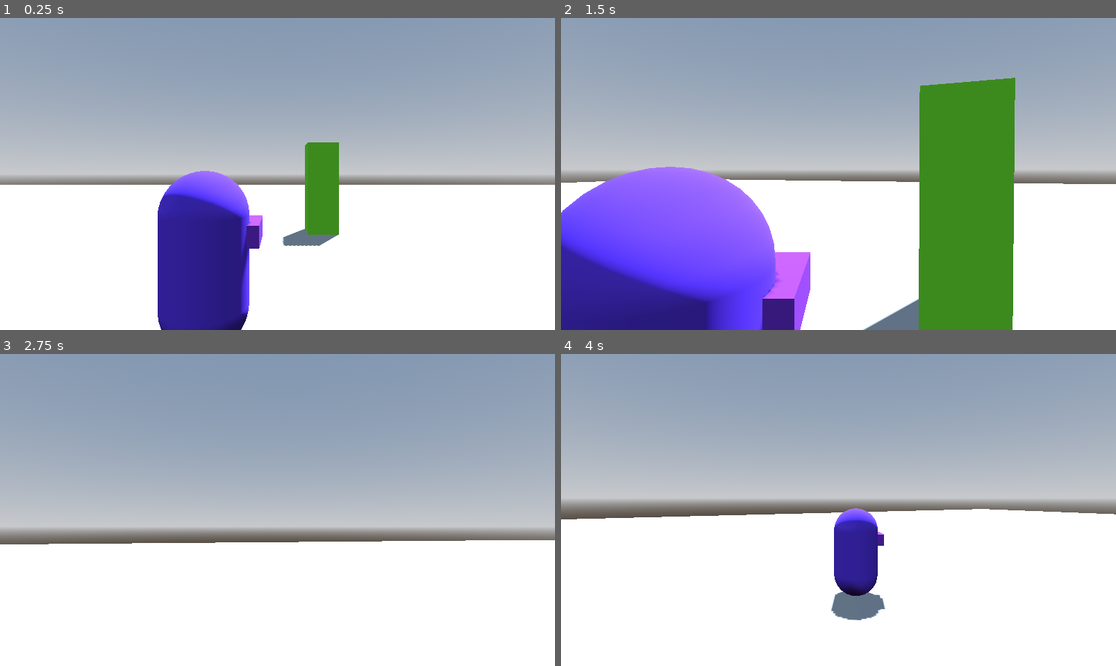
Above: before the commit, frames 1-4 (two rows, left to right).
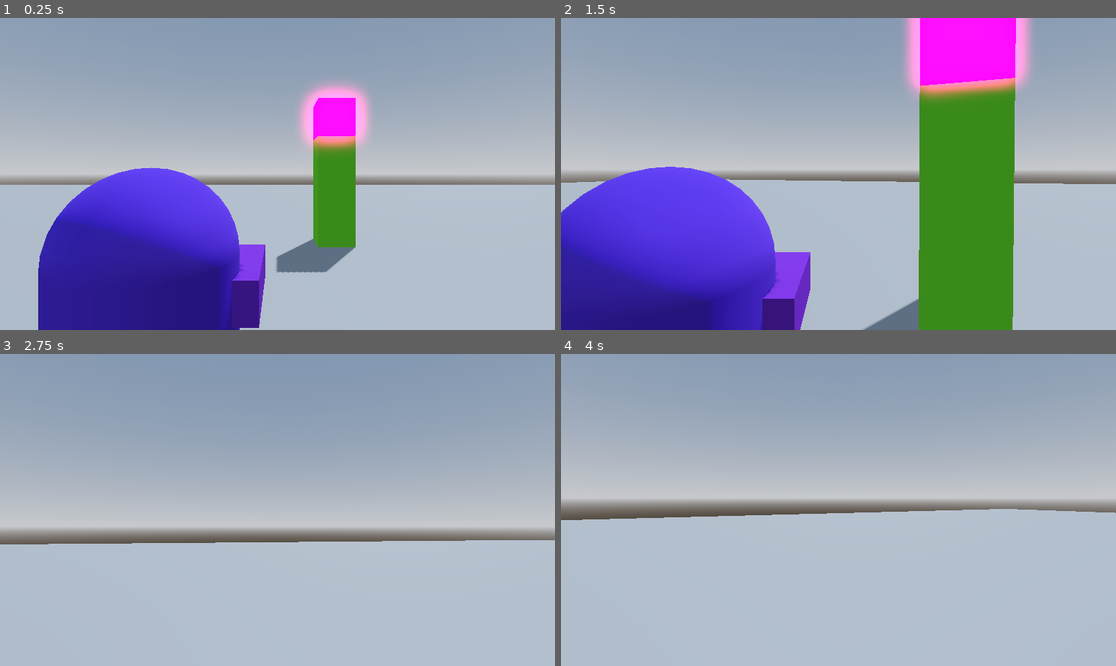
Above: after the commit, the same moments.

Repository: NxKuma/ISCS_3D
Game: Godot game, scene res://Scene/main.tscn
Same seed, same stepped clock (60 frames per second), same inputs: the game is played once before the commit and once after it.
Inputs (mouse positions are in pixels of both pictures, inside the frame that each line leads up to):
- Up to frame 1 (0.25 s): no input
- Up to frame 2 (1.5 s): tap Enter (ui_accept) at 0.5, 0.77 s; move the mouse to (866, 174) at 0.52 s; hold W (up) from 0.53 s (still down); right-click (866, 174) at 0.6 s; move the mouse to (810, 174) at 1.27 s; right-click (810, 174) at 1.35 s
- Up to frame 3 (2.75 s): keep holding W (up); tap Enter (ui_accept) at 1.52 s; move the mouse to (288, 503) at 2.02 s; hold Shift (run) from 2.03 s (still down); right-click (288, 503) at 2.3 s
- Up to frame 4 (4 s): keep holding W (up); move the mouse to (832, 516) at 2.77 s; release Shift (run) at 2.78 s; click (832, 516) at 2.85 s; tap Enter (ui_accept) at 3.02, 3.77 s; right-click (832, 516) at 3.05 s; move the mouse to (877, 513) at 3.52 s; tap V (switchcam) at 3.6 s; right-click (877, 513) at 3.8 s

The runs differ from the first frame. In frame 1, 46% of the frame differs, in the area x 0-100%, y 20-100%; in frame 2, 40%; in frame 3, 40%; in frame 4, 49%, in the area x 0-100%, y 49-100%.

Commit message:
added targets with health bars
health bars only appear once the targets have taken damage

Diff:
--- a/3rd-person-shooter/Scene/bullet.tscn
+++ b/3rd-person-shooter/Scene/bullet.tscn
@@ -13,7 +13,7 @@
 [node name="CollisionShape3D" type="CollisionShape3D" parent="."]
 shape = SubResource("SphereShape3D_aeyqm")
 
-[node name="MeshInstance3D" type="MeshInstance3D" parent="."]
+[node name="MeshInstance3D" type="MeshInstance3D" parent="." groups=["Bullet"]]
 mesh = SubResource("SphereMesh_uo3pv")
 
 [node name="Timer" type="Timer" parent="."]
--- /dev/null
+++ b/3rd-person-shooter/Scene/healthbar.tscn
@@ -0,0 +1,43 @@
+[gd_scene load_steps=3 format=3 uid="uid://cqic5et07rktf"]
+
+[sub_resource type="StyleBoxFlat" id="StyleBoxFlat_nh45k"]
+bg_color = Color(0, 0, 0, 0.501961)
+corner_radius_top_left = 6
+corner_radius_top_right = 6
+corner_radius_bottom_right = 6
+corner_radius_bottom_left = 6
+
+[sub_resource type="StyleBoxFlat" id="StyleBoxFlat_8b5cd"]
+bg_color = Color(0.835754, 0.428733, 0.75535, 1)
+corner_radius_top_left = 6
+corner_radius_top_right = 6
+corner_radius_bottom_right = 6
+corner_radius_bottom_left = 6
+
+[node name="SubViewportContainer" type="SubViewportContainer"]
+offset_right = 40.0
+offset_bottom = 40.0
+
+[node name="SubViewport" type="SubViewport" parent="."]
+transparent_bg = true
+handle_input_locally = false
+size = Vector2i(256, 256)
+render_target_update_mode = 4
+
+[node name="ProgressBar" type="ProgressBar" parent="SubViewport"]
+anchors_preset = 8
+anchor_left = 0.5
+anchor_top = 0.5
+anchor_right = 0.5
+anchor_bottom = 0.5
+offset_left = -64.0
+offset_top = -13.5
+offset_right = 64.0
+offset_bottom = 13.5
+grow_horizontal = 2
+grow_vertical = 2
+theme_override_styles/background = SubResource("StyleBoxFlat_nh45k")
+theme_override_styles/fill = SubResource("StyleBoxFlat_8b5cd")
+max_value = 5.0
+value = 3.0
+show_percentage = false
--- a/3rd-person-shooter/Scene/main.tscn
+++ b/3rd-person-shooter/Scene/main.tscn
@@ -1,6 +1,7 @@
-[gd_scene load_steps=13 format=3 uid="uid://drtmklv0ipg5f"]
+[gd_scene load_steps=14 format=3 uid="uid://drtmklv0ipg5f"]
 
 [ext_resource type="PackedScene" uid="uid://dmtfs2elfjmxh" path="res://Scene/player.tscn" id="1_n85ye"]
+[ext_resource type="PackedScene" uid="uid://bev5bqihmec2h" path="res://Scene/target.tscn" id="2_b1shi"]
 
 [sub_resource type="ProceduralSkyMaterial" id="ProceduralSkyMaterial_tkwws"]
 sky_horizon_color = Color(0.64625, 0.65575, 0.67075, 1)
@@ -13,6 +14,7 @@
 background_mode = 2
 sky = SubResource("Sky_bfmsh")
 tonemap_mode = 2
+glow_enabled = true
 
 [sub_resource type="PlaneMesh" id="PlaneMesh_dw5cr"]
 
@@ -45,6 +47,7 @@
 
 [node name="DirectionalLight3D" type="DirectionalLight3D" parent="."]
 transform = Transform3D(-0.866025, -0.433013, 0.25, 0, 0.5, 0.866025, -0.5, 0.75, -0.433013, 0, 0, 0)
+light_energy = 0.2
 shadow_enabled = true
 
 [node name="Player" parent="." instance=ExtResource("1_n85ye")]
@@ -69,6 +72,9 @@
 [node name="CollisionShape3D" type="CollisionShape3D" parent="Pillar/StaticBody3D"]
 shape = SubResource("ConcavePolygonShape3D_tn5e3")
 
+[node name="Target" parent="Pillar" instance=ExtResource("2_b1shi")]
+transform = Transform3D(1, 0, 0, 0, 1, 0, 0, 0, 1, 0.00146341, 2.00726, -0.000399113)
+
 [node name="Wall" type="MeshInstance3D" parent="."]
 transform = Transform3D(1, 0, 0, 0, 1, 0, 0, 0, 1, -4.47912, 1.51283, 3.03739)
 mesh = SubResource("BoxMesh_3var3")
@@ -78,3 +84,6 @@
 
 [node name="CollisionShape3D" type="CollisionShape3D" parent="Wall/StaticBody3D"]
 shape = SubResource("ConcavePolygonShape3D_lnice")
+
+[node name="Target" parent="." instance=ExtResource("2_b1shi")]
+transform = Transform3D(1, 0, 0, 0, 1, 0, 0, 0, 1, 4.72922, 1.38915, 1.69099)
--- a/3rd-person-shooter/Scene/player.tscn
+++ b/3rd-person-shooter/Scene/player.tscn
@@ -27,7 +27,7 @@
 "times": PackedFloat32Array(0),
 "transitions": PackedFloat32Array(1),
 "update": 0,
-"values": [Vector3(-0.647, -0.154, 0.628)]
+"values": [Vector3(0.647, 0, 1.25)]
 }
 
 [sub_resource type="Animation" id="Animation_b573p"]
@@ -42,7 +42,7 @@
 "times": PackedFloat32Array(0),
 "transitions": PackedFloat32Array(1),
 "update": 0,
-"values": [Vector3(0, 0, 1.25)]
+"values": [Vector3(0, 0, -1.25)]
 }
 
 [sub_resource type="Animation" id="Animation_huu76"]
@@ -118,22 +118,22 @@
 [sub_resource type="AnimationNodeBlend2" id="AnimationNodeBlend2_f656q"]
 
 [sub_resource type="AnimationNodeBlendTree" id="AnimationNodeBlendTree_7rjg1"]
-graph_offset = Vector2(-218.402, 19.8824)
+graph_offset = Vector2(-145.644, 143.486)
 nodes/aim_left/node = SubResource("AnimationNodeAnimation_jovsm")
-nodes/aim_left/position = Vector2(120, 60)
+nodes/aim_left/position = Vector2(140, 60)
 nodes/aim_right/node = SubResource("AnimationNodeAnimation_fedb5")
-nodes/aim_right/position = Vector2(100, 360)
+nodes/aim_right/position = Vector2(140, 340)
 nodes/aim_shoulder_left/node = SubResource("AnimationNodeBlend2_51wq3")
-nodes/aim_shoulder_left/position = Vector2(400, 100)
+nodes/aim_shoulder_left/position = Vector2(340, 120)
 nodes/aim_shoulder_right/node = SubResource("AnimationNodeBlend2_5fxs8")
-nodes/aim_shoulder_right/position = Vector2(460, 380)
-nodes/output/position = Vector2(1060, 240)
+nodes/aim_shoulder_right/position = Vector2(340, 340)
+nodes/output/position = Vector2(760, 200)
 nodes/shoulder_left/node = SubResource("AnimationNodeAnimation_6l4ki")
-nodes/shoulder_left/position = Vector2(100, 200)
+nodes/shoulder_left/position = Vector2(120, 200)
 nodes/shoulder_right/node = SubResource("AnimationNodeAnimation_rq3xd")
-nodes/shoulder_right/position = Vector2(100, 500)
+nodes/shoulder_right/position = Vector2(100, 480)
 nodes/shoulder_swap/node = SubResource("AnimationNodeBlend2_f656q")
-nodes/shoulder_swap/position = Vector2(820, 220)
+nodes/shoulder_swap/position = Vector2(580, 180)
 node_connections = [&"aim_shoulder_left", 0, &"aim_left", &"aim_shoulder_left", 1, &"shoulder_left", &"aim_shoulder_rig …(185 unchanged characters)…
 
 [node name="Player" type="CharacterBody3D" groups=["Player"]]
@@ -150,7 +150,7 @@
 transform = Transform3D(1, 0, 0, 0, 1, 0, 0, 0, 1, 0.174271, 0.964, 0)
 
 [node name="SpringArm3D" type="SpringArm3D" parent="CamOrigin"]
-transform = Transform3D(1, 0, 0, 0, 1, 0, 0, 0, 1, -0.647, -0.154, 0.628)
+transform = Transform3D(1, 0, 0, 0, 1, 0, 0, 0, 1, 0.647, 0, 1.25)
 spring_length = 2.0
 margin = 0.5
 
@@ -188,8 +188,8 @@
 tree_root = SubResource("AnimationNodeBlendTree_7rjg1")
 anim_player = NodePath("../CamAnim")
 parameters/aim_shoulder_left/blend_amount = 1.0
-parameters/aim_shoulder_right/blend_amount = 1.0
-parameters/shoulder_swap/blend_amount = 1.0
+parameters/aim_shoulder_right/blend_amount = -1.0
+parameters/shoulder_swap/blend_amount = 0.0
 
 [node name="Magazine" type="Node3D" parent="."]
 transform = Transform3D(1, 0, 0, 0, 1, 0, 0, 0, 1, 0.50104, 0.246486, -0.611766)
--- /dev/null
+++ b/3rd-person-shooter/Scene/target.tscn
@@ -0,0 +1,79 @@
+[gd_scene load_steps=9 format=3 uid="uid://bev5bqihmec2h"]
+
+[ext_resource type="Script" path="res://Script/target.gd" id="1_h87ee"]
+
+[sub_resource type="BoxMesh" id="BoxMesh_u2uyx"]
+
+[sub_resource type="StandardMaterial3D" id="StandardMaterial3D_ffvee"]
+albedo_color = Color(0.572549, 0, 0, 1)
+emission_enabled = true
+emission = Color(0.412538, 0, 0.151406, 1)
+emission_energy_multiplier = 10.0
+
+[sub_resource type="BoxShape3D" id="BoxShape3D_fdf04"]
+
+[sub_resource type="BoxShape3D" id="BoxShape3D_arb8b"]
+
+[sub_resource type="StyleBoxFlat" id="StyleBoxFlat_nh45k"]
+bg_color = Color(0, 0, 0, 0.501961)
+corner_radius_top_left = 6
+corner_radius_top_right = 6
+corner_radius_bottom_right = 6
+corner_radius_bottom_left = 6
+
+[sub_resource type="StyleBoxFlat" id="StyleBoxFlat_8b5cd"]
+bg_color = Color(0.835754, 0.428733, 0.75535, 1)
+corner_radius_top_left = 6
+corner_radius_top_right = 6
+corner_radius_bottom_right = 6
+corner_radius_bottom_left = 6
+
+[sub_resource type="ViewportTexture" id="ViewportTexture_eg7qt"]
+viewport_path = NodePath("SubViewport")
+
+[node name="Target" type="MeshInstance3D"]
+mesh = SubResource("BoxMesh_u2uyx")
+surface_material_override/0 = SubResource("StandardMaterial3D_ffvee")
+script = ExtResource("1_h87ee")
+
+[node name="Hurtbox" type="Area3D" parent="."]
+
+[node name="HurtboxCollision" type="CollisionShape3D" parent="Hurtbox"]
+shape = SubResource("BoxShape3D_fdf04")
+
+[node name="StaticBody3D" type="StaticBody3D" parent="."]
+transform = Transform3D(1, 0, 0, 0, 1, 0, 0, 0, 1, 0, 0, 0)
+
+[node name="CollisionShape3D" type="CollisionShape3D" parent="StaticBody3D"]
+shape = SubResource("BoxShape3D_arb8b")
+
+[node name="SubViewport" type="SubViewport" parent="."]
+transparent_bg = true
+handle_input_locally = false
+size = Vector2i(256, 256)
+render_target_update_mode = 4
+
+[node name="ProgressBar" type="ProgressBar" parent="SubViewport"]
+anchors_preset = 8
+anchor_left = 0.5
+anchor_top = 0.5
+anchor_right = 0.5
+anchor_bottom = 0.5
+offset_left = -64.0
+offset_top = -13.5
+offset_right = 64.0
+offset_bottom = 13.5
+grow_horizontal = 2
+grow_vertical = 2
+theme_override_styles/background = SubResource("StyleBoxFlat_nh45k")
+theme_override_styles/fill = SubResource("StyleBoxFlat_8b5cd")
+max_value = 5.0
+value = 5.0
+show_percentage = false
+
+[node name="Sprite3D" type="Sprite3D" parent="."]
+transform = Transform3D(1, 0, 0, 0, 1, 0, 0, 0, 1, 0, 0.936934, 0)
+billboard = 1
+texture = SubResource("ViewportTexture_eg7qt")
+
+[connection signal="area_entered" from="Hurtbox" to="." method="_on_hurtbox_area_entered"]
--- a/3rd-person-shooter/Script/player.gd
+++ b/3rd-person-shooter/Script/player.gd
@@ -34,7 +34,6 @@
 
 func _physics_process(delta):
 
-	#gun.rotate(pivot.get_child(0).get_child(0).target_position - gun.get_child(0).target_position,(pivot.get_child(0).get_child(0).target_position - gun.get_child(0).target_position).angle_to() )
 	safe_look_at(gun,mark.global_transform.origin)
 
 	if not is_on_floor():
@@ -70,10 +69,8 @@
 		var limit: int = 4
 		if Input.is_action_pressed("run"):
 			limit = 8
-		#velocity.x = direction.x * SPEED
 		velocity.x = move_toward(velocity.x, direction.x * limit, SPEED * 0.3 )
 		velocity.z = move_toward(velocity.z, direction.z * limit, SPEED * 0.3 )
-		#velocity.z = direction.z * SPEED
 	else:
 		velocity.x = move_toward(velocity.x, 0, SPEED * 0.3)
 		velocity.z = move_toward(velocity.z, 0, SPEED * 0.3)
@@ -81,11 +78,9 @@
 	$CamTree.set(shoulder_swap, lerp($CamTree.get(shoulder_swap), shoulder, delta*7))
 
 	if aiming:
-		#if $CamTree.get(shoulder_swap):
-		if shoulder_swap:
+		if $CamTree.get(shoulder_swap) > 0.5:
 			$CamTree.set(aim_shoulder_right, lerp($CamTree.get(aim_shoulder_right), aiming, delta*7))
-		else:
-		#elif $CamTree.get(shoulder_swap) <= 0:
+		elif $CamTree.get(shoulder_swap) < -0.5:
 			$CamTree.set(aim_shoulder_left, lerp($CamTree.get(aim_shoulder_left), aiming, delta*7))
 
 
--- /dev/null
+++ b/3rd-person-shooter/Script/target.gd
@@ -0,0 +1,19 @@
+extends MeshInstance3D
+
+@onready var progress_bar: ProgressBar = $SubViewport/ProgressBar
+var hp = 5
+
+func _ready():
+	progress_bar.visible = false
+
+
+func _process(delta):
+	if hp < 5:
+		progress_bar.visible = true
+
+
+func _on_hurtbox_area_entered(area: Area3D) -> void:
+	hp -= 1
+	progress_bar.value -= 1
+	if hp <= 0:
+		queue_free()
--- a/3rd-person-shooter/project.godot
+++ b/3rd-person-shooter/project.godot
@@ -18,6 +18,7 @@
 [global_group]
 
 Player=""
+Bullet=""
 
 [input]
 
